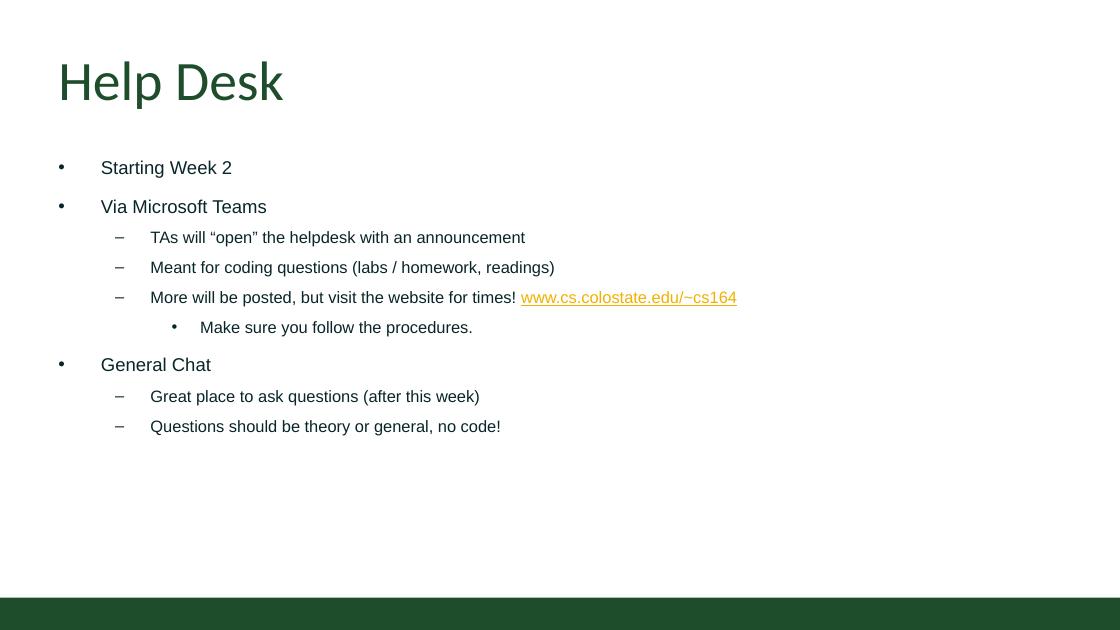
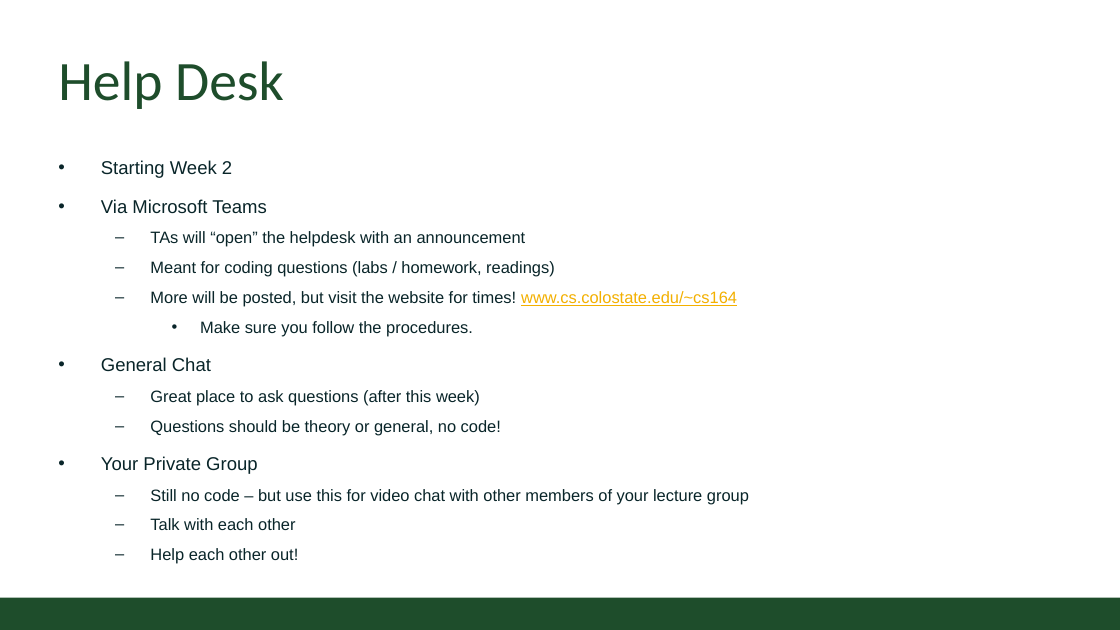
Before and after one commit to CSU-CompSci-CS163-4/Handouts, a slide deck: slide 10 of help session/week1/gold_format.pptx. Drawn at 1120x630 pixels with LibreOffice and Linux fonts; fonts in the diff are those of the drawing; background and template pictures are left out. Boxes give left, top, right and bottom in pixels: in the first picture for what was removed or moved away, otherwise in the second. Text is boxed around its words. In the diff, an @@ line names an element or a change of style, - is before the commit and + after.

```diff
--- a/help session/week1/gold_format.pptx
+++ b/help session/week1/gold_format.pptx
@@ text at [101,456,749,564]: paragraphs added @@
+• Your Private Group
+  – Still no code – but use this for video chat with other members of your lecture group
+  – Talk with each other
+  – Help each other out!
```
Also in this commit, not shown: 8 other slides changed, 1 slide removed.
